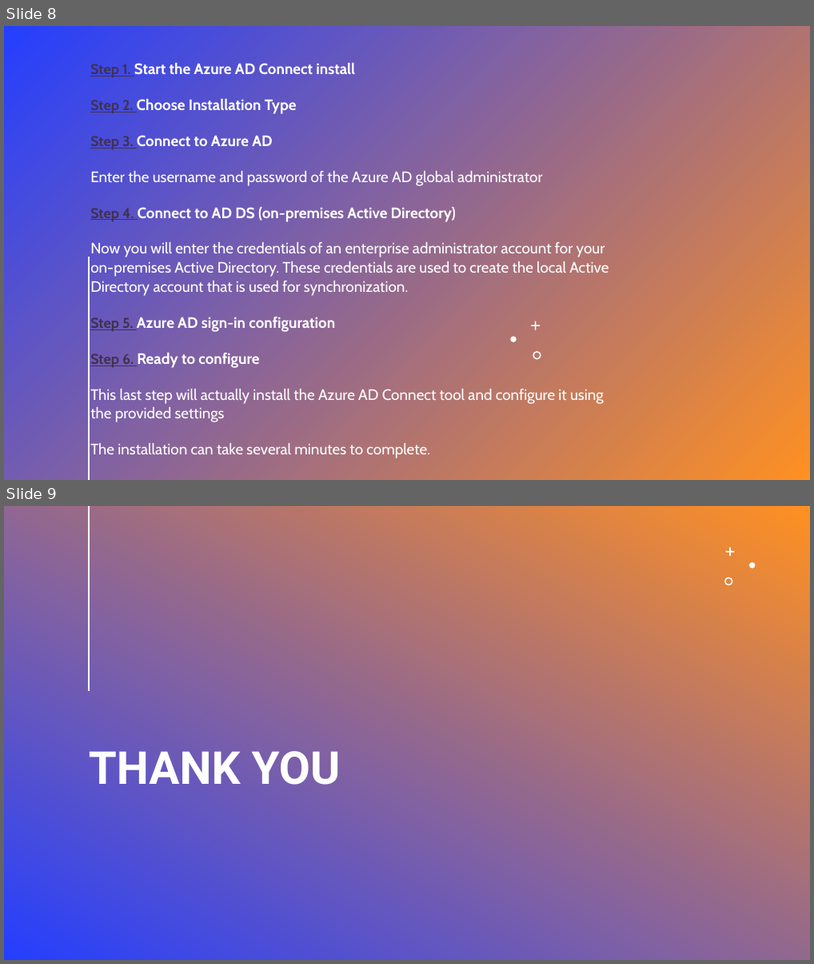
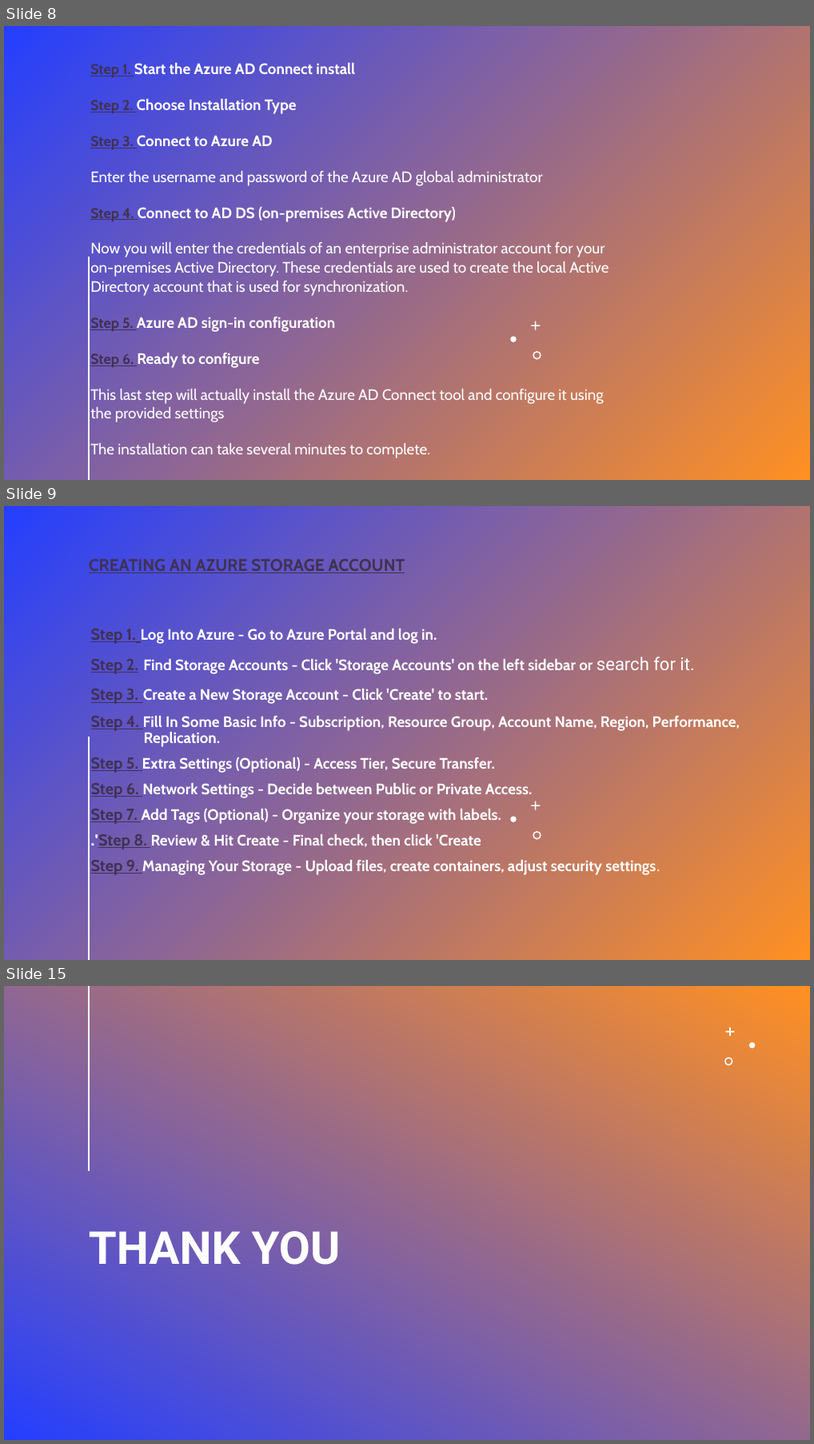
Before and after one commit to ahmedmortadasayed/Azure-cloud-solution-ONL2_ISS1_G1-, a slide deck: Final Presentation.pptx. Shown one above the other, each under a label of ours: slides 8 and 9 before the commit, slides 8, 9 and 15 after it; the slides between them are not shown. The pictures are 814x964 and 814x1444 pixels, drawn with LibreOffice and Linux fonts; fonts in the diff are those of the drawing. Boxes give left, top, right and bottom in pixels: in the first picture for what was removed or moved away, otherwise in the second. Text is boxed around its words. In the diff, an @@ line names an element or a change of style, - is before the commit and + after.

```diff
--- a/Final Presentation.pptx
+++ b/Final Presentation.pptx
@@ slide 9 added at (4, 506, 810, 960), background gradient #243FFF to #FF9022; not listed: 4 template elements that a slide beside it also shows @@
@@ title added at (89, 559, 406, 573), 20 pt, text #403152, bold, underline @@
+CREATING AN AZURE STORAGE ACCOUNT
@@ subtitle added at (91, 628, 740, 875), 18 pt, text #FFFFFF, bold @@
+Step 1. Log Into Azure - Go to Azure Portal and log in.
+Step 2. Find Storage Accounts - Click 'Storage Accounts' on the left sidebar or search for it.
+Step 3. Create a New Storage Account - Click 'Create' to start.
+Step 4. Fill In Some Basic Info - Subscription, Resource Group, Account Name, Region, Performance, Replication.
+Step 5. Extra Settings (Optional) - Access Tier, Secure Transfer.
+Step 6. Network Settings - Decide between Public or Private Access.
+Step 7. Add Tags (Optional) - Organize your storage with labels.
+Step 8. Review & Hit Create - Final check, then click 'Create'.
+Step 9. Managing Your Storage - Upload files, create containers, adjust security settings.
@@ what was slide 9 is now slide 15 @@
```
Also in this commit, not shown: 5 other slides added, 5 other files.
